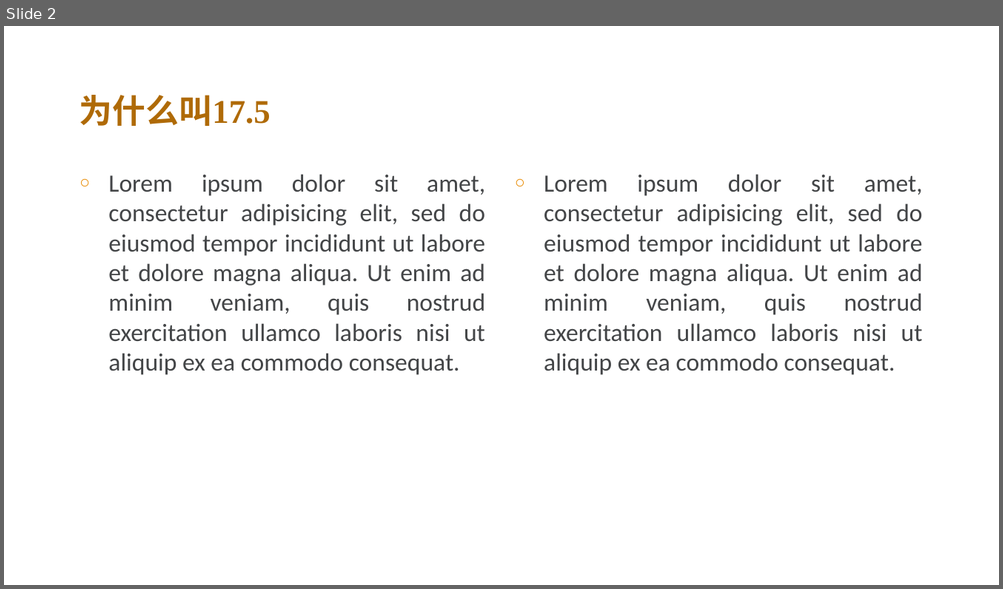
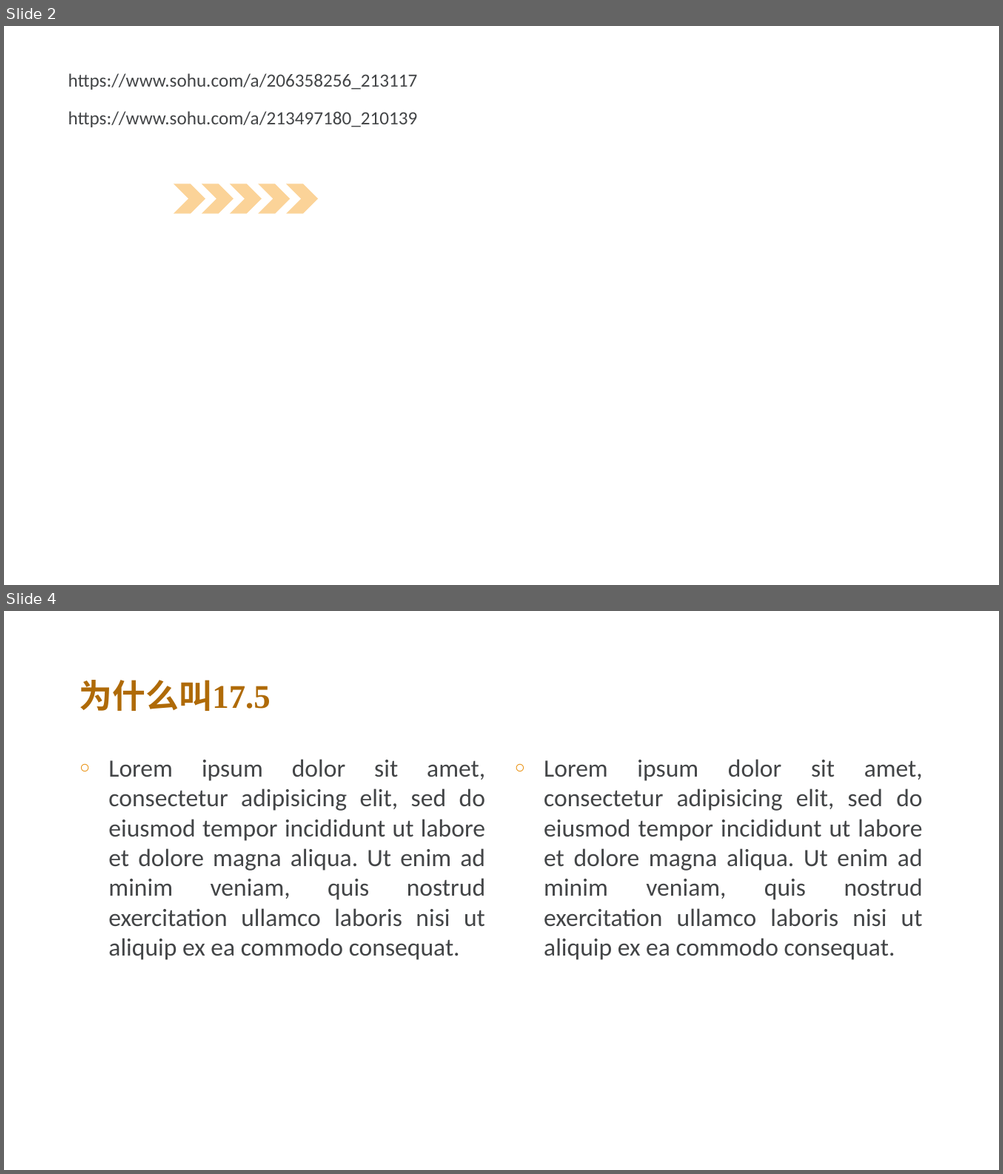
Before and after one commit to FredJiangFei/freetalk, a slide deck: 17.5/橙子.pptx. Shown one above the other, each under a label of ours: slide 2 before the commit, slides 2 and 4 after it; the slides between them are not shown. The pictures are 1003x589 and 1003x1174 pixels, drawn with LibreOffice and Linux fonts; fonts in the diff are those of the drawing; background and template pictures are left out. Boxes give left, top, right and bottom in pixels: in the first picture for what was removed or moved away, otherwise in the second. Text is boxed around its words. In the diff, an @@ line names an element or a change of style, - is before the commit and + after.

```diff
--- a/17.5/橙子.pptx
+++ b/17.5/橙子.pptx
@@ slide 2 added at [4, 26, 999, 585], background picture (left out); not listed: 1 template element that a slide beside it also shows @@
@@ text added at [68, 73, 418, 90], 18 pt, text #434547 @@
+https://www.sohu.com/a/206358256_213117
@@ text added at [68, 111, 418, 127], 18 pt, text #434547 @@
+https://www.sohu.com/a/213497180_210139
@@ freeform shape added at [173, 184, 318, 214], fill #FBD398 @@
@@ what was slide 2 is now slide 4 @@
```
Also in this commit, not shown: 1 slide changed, 8 other slides added.
